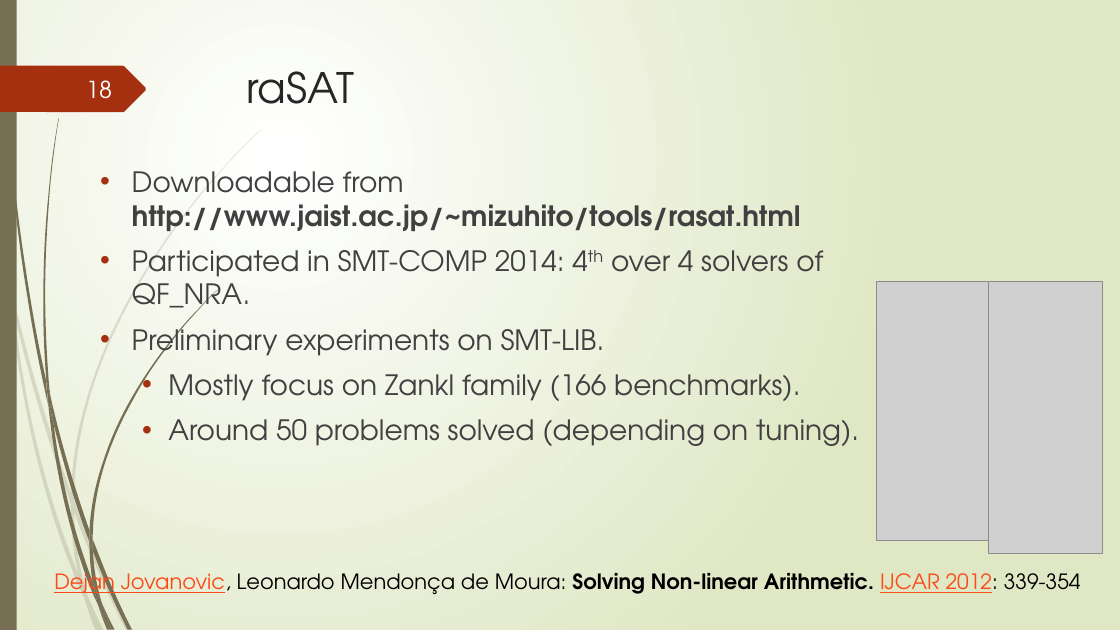
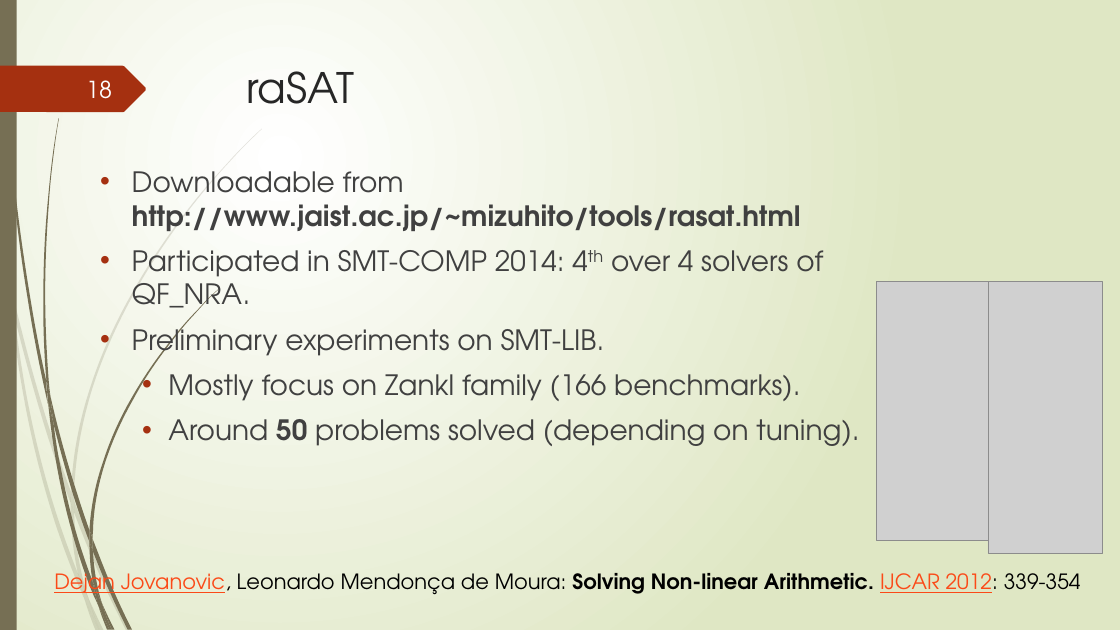
Before and after one commit to tungvx/raSAT, a slide deck: slide 18 of report/midterm.pptx. Drawn at 1120x630 pixels with LibreOffice and Linux fonts; fonts in the diff are those of the drawing; grey boxes stand for pictures. Boxes give left, top, right and bottom in pixels: in the first picture for what was removed or moved away, otherwise in the second. Text is boxed around its words. In the diff, an @@ line names an element or a change of style, - is before the commit and + after.

```diff
--- a/report/midterm.pptx
+++ b/report/midterm.pptx
@@ text at (168, 419, 859, 446): bold on in "50" @@
```
Also in this commit, not shown: 1 other slide changed, 1 other file.
